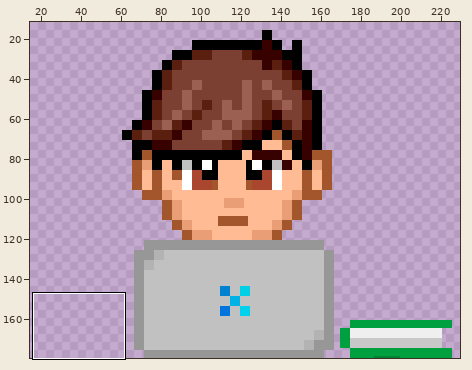
File history of a animated GIF sprite, static/images/levels/12.gif. The first picture is a wide view before the edit; the outline marks the close-up.
Close-up. Before:
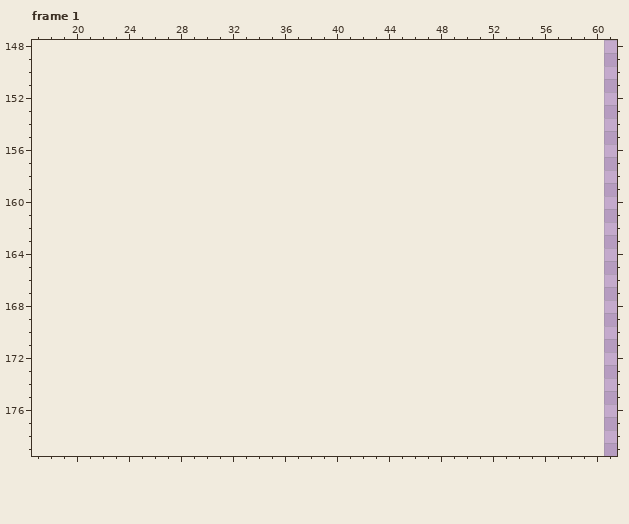
The file is 180x180 pixels, 4 frames. Colours within 5 levels of each other are drawn and written as one. Shown: frame 1: x 17..61, y 148..179. The old version is drawn lined up with the new one, on the new canvas. The wide view leaves out empty margins. The commit also changed other frames or places, which this record leaves out.
Palette (. is transparent): 
Once edited:
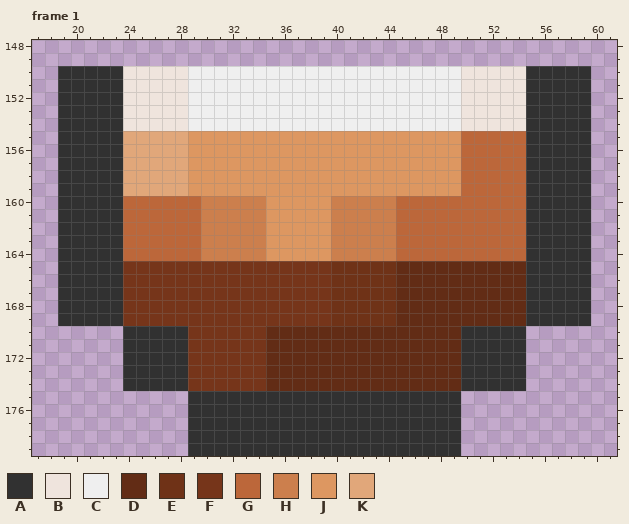
Colours new in this view: A #313131  B #efe4dd  C #efefef  D #622c15  E #6f3217  F #76351a  G #bc673a  H #cc7f4d  J #dd9761  K #e1a77a
The exact change:
canvas 180x180 -> 240x180, the old top-left corner now at 61,0 (the part of the old canvas that was cut away was empty and is not shown)
Frame 1:
Colour A now appears in rows 150 to 169 at x 19 to 23 and 55 to 59; in rows 170 to 174 at x 24 to 28 and 50 to 54; in rows 175 to 179 at x 29 to 49.
Colour B now appears in rows 150 to 154 at x 24 to 28 and 50 to 54.
Colour C now appears in rows 150 to 154 at x 29 to 49.
Colour D now appears in rows 165 to 169 at x 45 to 54; in rows 170 to 174 at x 35 to 49.
Colour E now appears in rows 165 to 169 at x 40 to 44.
Colour F now appears in rows 165 to 169 at x 24 to 39; in rows 170 to 174 at x 29 to 34.
Colour G now appears in rows 155 to 159 at x 50 to 54; in rows 160 to 164 at x 24 to 29 and 45 to 54.
Colour H now appears in rows 160 to 164 at x 30 to 34 and 40 to 44.
Colour J now appears in rows 155 to 159 at x 29 to 49; in rows 160 to 164 at x 35 to 39.
Colour K now appears in rows 155 to 159 at x 24 to 28.
Changed places in both close-ups, as pixel boxes (x1, y1, x2, y2):
added: (58, 66, 591, 456)
